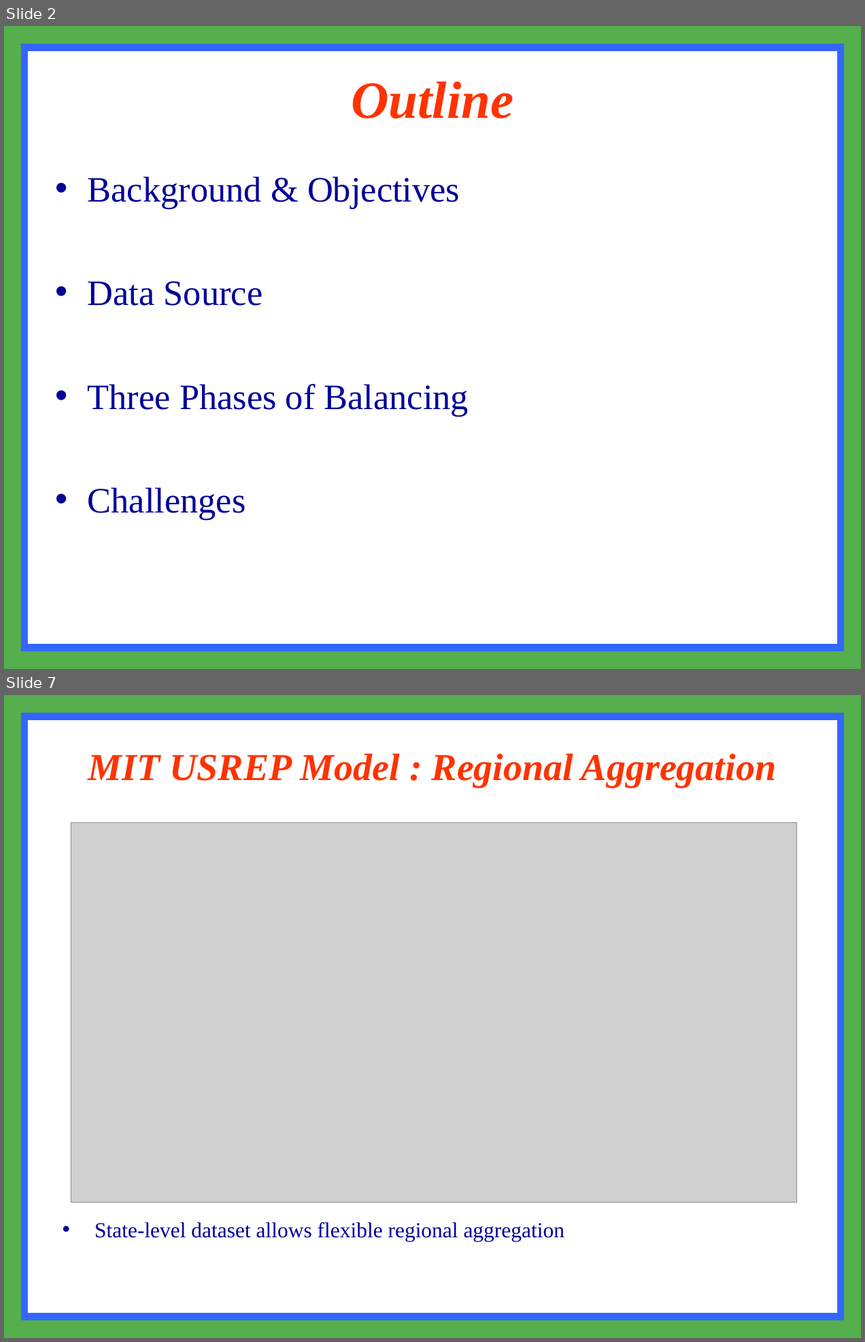
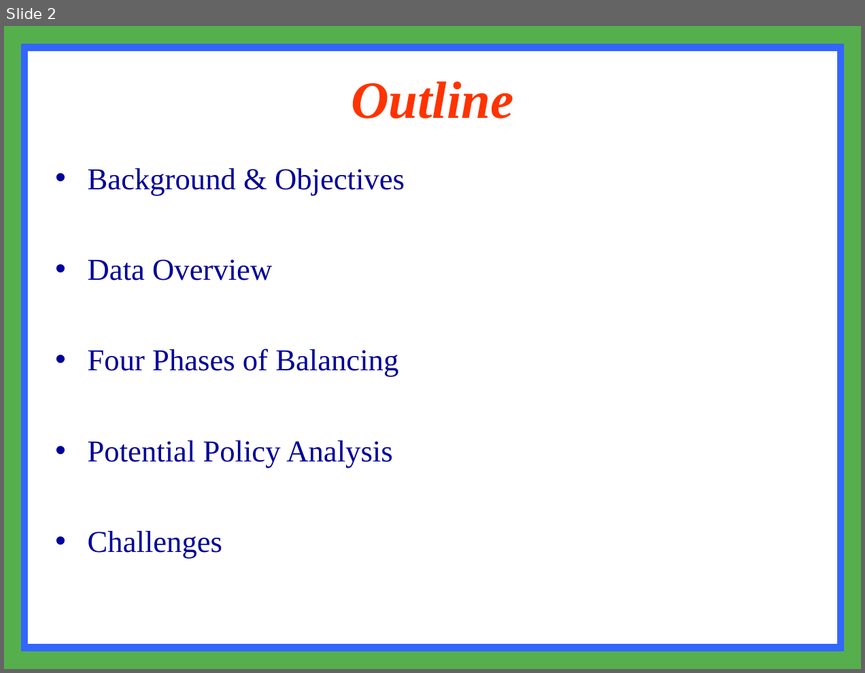
Before and after one commit to zhangda1021/data, a slide deck: data preparation.ppt. Shown one above the other, each under a label of ours: slides 2 and 7 before the commit, slide 2 after it; the slides between them are not shown. The pictures are 865x1342 and 865x673 pixels, drawn with LibreOffice and Linux fonts; fonts in the diff are those of the drawing; grey boxes stand for pictures. Boxes give left, top, right and bottom in pixels: in the first picture for what was removed or moved away, otherwise in the second. Text is boxed around its words. In the diff, an @@ line names an element or a change of style, - is before the commit and + after.

```diff
--- a/data preparation.ppt
+++ b/data preparation.ppt
@@ slide 7 removed at bbox=[4, 695, 861, 1338], background #FFFFFF; not listed: 2 template elements that a slide beside it also shows @@
@@ title removed at bbox=[88, 753, 776, 787] @@
-MIT USREP Model : Regional Aggregation
@@ picture removed at bbox=[71, 823, 797, 1202] @@
@@ text removed at bbox=[94, 1222, 565, 1241] @@
-• State-level dataset allows flexible regional aggregation
@@ slide 2 changed as well @@
@@ text "Background & Objectives": place and size @@
-text "Background & Objectives" at bbox=[88, 176, 469, 520]
+text "Background & Objectives" at bbox=[88, 168, 405, 558]
@@ text at bbox=[88, 168, 405, 558]: size 30 to 25.5 pt in "Background & Objectives", "Challenges" @@
@@ text at bbox=[88, 259, 398, 467]: text changed; size 30 to 25.5 pt @@
-• Data Source
-• Three Phases of Balancing
+• Data Overview
+• Four Phases of Balancing
+• Potential Policy Analysis
```
Also in this commit, not shown: 2 other slides changed, 9 slides added, 19 other slides removed, 4 other files.
